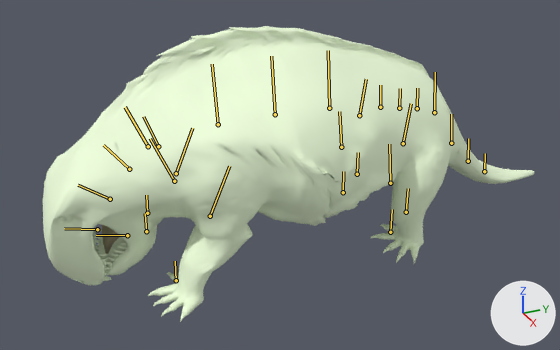
What one commit did to the glTF model bichos/modelos/lystrosaurus.glb.
Camera for both pictures: a camera (50 mm lens) standing at (1.21, -0.577, 0.733) and looking at (0.006, -0.035, 0.131). Arrows for +X, +Y and +Z are at lower right; the lights stay in place. The older version comes first. Both versions are drawn at frame 50 of the action 'comer'; the numbers are the values there. The bones that change, and the others that lie on the model, are drawn over the model as lines.

The first picture shows 'moschops_malha_0', 'moschops_malha_1', 'moschops_malha_2'.
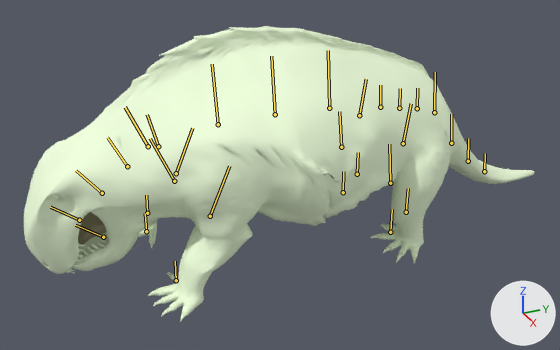
What the commit changed:
Bone 'pescoco_1' (bone_pescoco_1) turns from (17, -2, -1) to (11, -2, 0) degrees about its own x, y and z.
Bone 'pescoco_2' (bone_pescoco_2) turns from (17, -2, -1) to (11, -2, 0) degrees about its own x, y and z.
Bone 'pescoco_3' (bone_pescoco_3) turns from (17, -2, -1) to (11, -2, 0) degrees about its own x, y and z.
Bone 'cabeca' (bone_cabeca) turns from (23, 0, 0) to (16, 0, 0) degrees about its own x, y and z.

Location of each change, (x1, y1, x2, y2) in pixels of the pictures (560 x 350 px):
'moschops_malha_0', posed: before (43, 26, 534, 322); after (24, 26, 534, 322)
'moschops_malha_2', posed: before (102, 225, 121, 254); after (78, 212, 106, 247)
'moschops_malha_1', posed: before (59, 217, 127, 281); after (53, 194, 108, 274)
bone 'pescoco_1', root to tip: before (158, 146) to (143, 116); after (158, 146) to (147, 114)
bone 'pescoco_2', root to tip: before (129, 169) to (103, 145); after (127, 166) to (107, 137)
bone 'pescoco_3', root to tip: before (110, 199) to (78, 185); after (102, 193) to (76, 170)
bone 'cabeca', root to tip: before (97, 229) to (64, 228); after (79, 220) to (50, 207)
